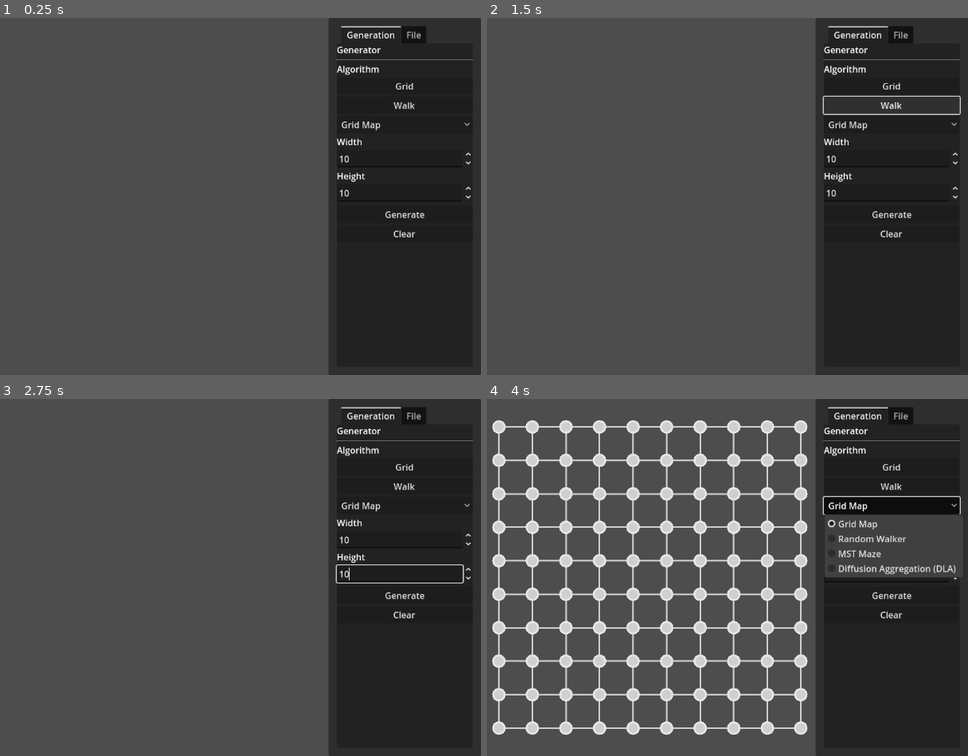
Above: before the commit, frames 1-4 (two rows, left to right).
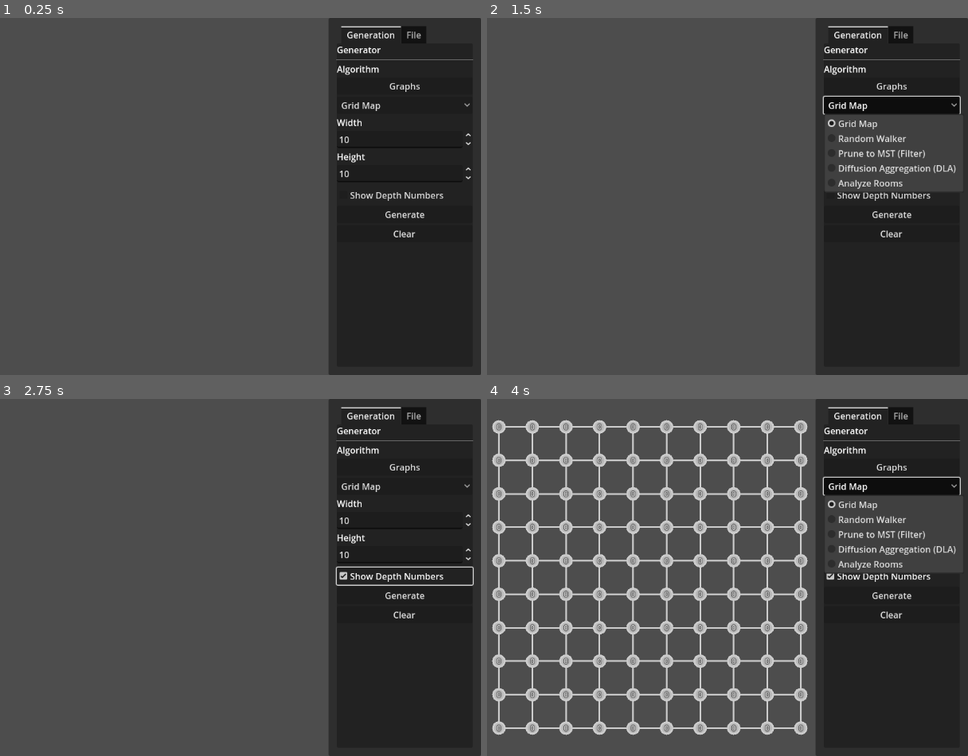
Above: after the commit, the same moments.

Repository: Code-SorceryLab/Procedural-Graph-Tools
Game: Godot game, scene res://scenes/game_player.tscn
Two runs of this game, one before a commit and one after it. Both use one fixed random seed, a clock stepped at 60 frames per second and the inputs below.
Inputs (mouse positions are in pixels of both pictures, inside the frame that each line leads up to):
- Up to frame 1 (0.25 s): no input
- Up to frame 2 (1.5 s): click "Grid" (after the commit: "Graphs") at 0.5 s; click (891, 103) at 1.25 s, where only the run before the commit has a clickable "Walk"
- Up to frame 3 (2.75 s): click (404, 577) at 2 s, where only the run after the commit has a clickable "Show Depth Numbers"
- Up to frame 4 (4 s): click "Generate" at 2.75 s; click "Grid Map" at 3.5 s

The runs differ from the first frame. In frame 1, 0.9% of the frame differs, in the area x 70-98%, y 18-52%; in frame 2, 7.5%; in frame 3, 1.3%; in frame 4, 8.9%, in the area x 0-99%, y 6-94%.

Commit message:
Analyze Graph Strategy Implemented

Diff:
--- a/graph-tools/scenes/game_player.tscn
+++ b/graph-tools/scenes/game_player.tscn
@@ -48,11 +48,7 @@
 
 [node name="BtnGrid" type="Button" parent="UI/Sidebar/Margin/TabContainer/Generation"]
 layout_mode = 2
-text = "Grid"
-
-[node name="BtnWalk" type="Button" parent="UI/Sidebar/Margin/TabContainer/Generation"]
-layout_mode = 2
-text = "Walk"
+text = "Graphs"
 
 [node name="AlgoSelect" type="OptionButton" parent="UI/Sidebar/Margin/TabContainer/Generation"]
 layout_mode = 2
@@ -84,6 +80,10 @@
 [node name="OptionToggle" type="CheckBox" parent="UI/Sidebar/Margin/TabContainer/Generation"]
 layout_mode = 2
 text = "Use Box Spawning"
+
+[node name="DebugDepthChk" type="CheckBox" parent="UI/Sidebar/Margin/TabContainer/Generation"]
+layout_mode = 2
+text = "Show Depth Numbers"
 
 [node name="GrowBtn" type="Button" parent="UI/Sidebar/Margin/TabContainer/Generation"]
 layout_mode = 2
--- /dev/null
+++ b/graph-tools/scripts/concrete_strategies/strategy_analyze.gd
@@ -0,0 +1,89 @@
+extends GraphStrategy
+class_name StrategyAnalyze
+
+func _init() -> void:
+	strategy_name = "Analyze Rooms"
+	required_params = []
+	toggle_text = "Auto-Assign Types"
+	toggle_key = "auto_types"
+
+func execute(graph: Graph, params: Dictionary) -> void:
+	var auto_types = params.get("auto_types", false)
+
+	if graph.nodes.is_empty():
+		return
+
+	# 1. FIND SPAWN (Start Node)
+	# Find node closest to 0,0
+	var start_id = _find_closest_to_center(graph)
+
+	# 2. CALCULATE DEPTH (BFS)
+	var queue: Array = [start_id]
+	var visited: Dictionary = { start_id: true }
+	var depths: Dictionary = { start_id: 0 }
+	var max_depth_id = start_id
+	var max_depth_val = 0
+
+	while not queue.is_empty():
+		var current = queue.pop_front()
+		var current_depth = depths[current]
+
+		# Track max depth
+		if current_depth > max_depth_val:
+			max_depth_val = current_depth
+			max_depth_id = current
+
+		# Write Depth to NodeData
+		# Note: We access the NodeData resource directly
+		if graph.nodes[current] is NodeData:
+			graph.nodes[current].depth = current_depth
+
+		# Get neighbors
+		for neighbor in graph.get_neighbors(current):
+			if not visited.has(neighbor):
+				visited[neighbor] = true
+				depths[neighbor] = current_depth + 1
+				queue.append(neighbor)
+
+	# 3. ASSIGN SHAPES & TYPES
+	for id: String in graph.nodes:
+		var node = graph.nodes[id] as NodeData
+		if not node: continue
+
+		var neighbor_count = graph.get_neighbors(id).size()
+
+		# A. Assign Shape based on topology
+		match neighbor_count:
+			0: node.shape = NodeData.RoomShape.CLOSED
+			1: node.shape = NodeData.RoomShape.DEAD_END
+			2: node.shape = NodeData.RoomShape.CORRIDOR
+			3: node.shape = NodeData.RoomShape.THREE_WAY
+			4: node.shape = NodeData.RoomShape.FOUR_WAY
+			_: node.shape = NodeData.RoomShape.FOUR_WAY
+
+		# B. Assign Type (Simple Rules)
+		if auto_types:
+			# Reset to empty first so we don't have lingering data
+			node.type = NodeData.RoomType.EMPTY
+
+			if id == start_id:
+				node.type = NodeData.RoomType.SPAWN
+			elif id == max_depth_id:
+				node.type = NodeData.RoomType.BOSS
+			elif neighbor_count == 1 and node.depth > 2:
+				# Dead ends far from spawn might be Treasure or Enemy
+				if randf() < 0.3:
+					node.type = NodeData.RoomType.TREASURE
+				else:
+					node.type = NodeData.RoomType.ENEMY
+
+# --- Helper ---
+func _find_closest_to_center(graph: Graph) -> String:
+	var best_id = ""
+	var min_dist = INF
+	for id in graph.nodes:
+		var dist = graph.get_node_pos(id).length_squared()
+		if dist < min_dist:
+			min_dist = dist
+			best_id = id
+	return best_id
--- a/graph-tools/scripts/concrete_strategies/strategy_mst.gd
+++ b/graph-tools/scripts/concrete_strategies/strategy_mst.gd
@@ -2,62 +2,68 @@
 class_name StrategyMST
 
 func _init() -> void:
-	strategy_name = "MST Maze"
-	required_params = ["width", "height"]
+	strategy_name = "Prune to MST (Filter)"
+	# No params needed: it works on whatever data is already there
+	required_params = []
 
-func execute(graph: Graph, params: Dictionary) -> void:
-	var rows = params.get("height", 10)
-	var cols = params.get("width", 10)
-	var cell_size = GraphSettings.CELL_SIZE
+func execute(graph: Graph, _params: Dictionary) -> void:
+	# SAFETY CHECK:
+	# If the user clicked "Generate" (which clears nodes first), there is nothing to prune.
+	# This strategy only works if nodes already exist (via Grow mode or Manual placement).
+	if graph.nodes.is_empty():
+		push_warning("MST Strategy: Graph is empty. Use 'Grow (+)' to apply this to an existing graph.")
+		return
 
-	# 1. Reset Graph & Generate Base Grid (Fully Connected)
-	graph.nodes.clear()
+	# 1. Collect ALL Existing Edges
+	# We use a Dictionary key trick to deduplicate edges (A->B is same as B->A)
+	var existing_edges: Array[Dictionary] = []
+	var processed_pairs = {}
 
-	# Create Nodes
-	for y in range(rows):
-		for x in range(cols):
-			var id := "%d_%d" % [x, y]
-			var pos := Vector2(x * cell_size, y * cell_size)
-			graph.add_node(id, pos)
+	for u_id in graph.nodes:
+		var neighbors = graph.get_neighbors(u_id)
+		for v_id in neighbors:
+			# Create a sorted pair so [A, B] and [B, A] look identical
+			var pair = [u_id, v_id]
+			pair.sort()
 
-	# 2. Collect All Potential Edges (Grid Neighbor Logic)
-	# We store them as objects temporarily to sort them
-	var potential_edges: Array[Dictionary] = []
+			if not processed_pairs.has(pair):
+				processed_pairs[pair] = true
+				existing_edges.append({
+					"u": pair[0],
+					"v": pair[1],
+					# We assign a random weight here to make the maze random
+					# If we used real distance, it would create "Rivers" (shortest paths)
+					"weight": randf()
+				})
 
-	for y in range(rows):
-		for x in range(cols):
-			var u_id := "%d_%d" % [x, y]
+	# 2. Clear All Current Connections
+	# We keep the nodes, but we cut all the wires.
+	for id in graph.nodes:
+		var node = graph.nodes[id]
+		if node is NodeData: # Check type safety
+			node.connections.clear()
 
-			# Check Right (x+1) and Down (y+1) neighbors
-			var neighbors = [Vector2i(1, 0), Vector2i(0, 1)]
-			for dir in neighbors:
-				var nx = x + dir.x
-				var ny = y + dir.y
-
-				if nx >= 0 and nx < cols and ny >= 0 and ny < rows:
-					var v_id := "%d_%d" % [nx, ny]
-					potential_edges.append({
-						"u": u_id,
-						"v": v_id,
-						"weight": randf() # Random weight is key for random maze!
-					})
-
-	# 3. Kruskal's Algorithm
-	# Sort edges by weight (effectively shuffling them)
-	potential_edges.sort_custom(func(a, b): return a["weight"] < b["weight"])
+	# 3. Kruskal's Algorithm (The Re-connection)
+	# Sort by the random weights we assigned
+	existing_edges.sort_custom(func(a, b): return a["weight"] < b["weight"])
 
 	var ds = DisjointSet.new(graph.nodes.keys())
+	var restored_count = 0
 
-	for edge in potential_edges:
+	for edge in existing_edges:
 		var u = edge["u"]
 		var v = edge["v"]
 
-		# If connecting u and v doesn't create a cycle...
+		# If connecting u and v doesn't create a cycle (loop)...
 		if ds.find(u) != ds.find(v):
 			ds.union(u, v)
 			graph.add_edge(u, v)
+			restored_count += 1
+
+	print("MST Filter Applied. Restored %d edges." % restored_count)
 
 # --- Inner Helper Class: Disjoint Set (Union-Find) ---
+# (This logic remains exactly the same as before)
 class DisjointSet:
 	var parent: Dictionary = {}
 
@@ -67,7 +73,7 @@
 
 	func find(i: String) -> String:
 		if parent[i] != i:
-			parent[i] = find(parent[i]) # Path compression
+			parent[i] = find(parent[i])
 		return parent[i]
 
 	func union(i: String, j: String) -> void:
--- a/graph-tools/scripts/game_player.gd
+++ b/graph-tools/scripts/game_player.gd
@@ -10,6 +10,7 @@
 @onready var param2_label: Label = $UI/Sidebar/Margin/TabContainer/Generation/InputContainer/Param2Label
 @onready var param2_input: SpinBox = $UI/Sidebar/Margin/TabContainer/Generation/InputContainer/Param2Input
 @onready var option_toggle: CheckBox = $UI/Sidebar/Margin/TabContainer/Generation/OptionToggle
+@onready var debug_depth_chk: CheckBox = $UI/Sidebar/Margin/TabContainer/Generation/DebugDepthChk
 @onready var grow_btn: Button = $UI/Sidebar/Margin/TabContainer/Generation/GrowBtn
 @onready var generate_btn: Button = $UI/Sidebar/Margin/TabContainer/Generation/GenerateBtn
 @onready var clear_btn: Button = $UI/Sidebar/Margin/TabContainer/Generation/ClearBtn
@@ -31,7 +32,7 @@
 	strategies.append(StrategyWalker.new())
 	strategies.append(StrategyMST.new())
 	strategies.append(StrategyDLA.new())
-
+	strategies.append(StrategyAnalyze.new())
 	# 2. Setup Dropdown
 	algo_select.clear()
 	for i in range(strategies.size()):
@@ -49,6 +50,7 @@
 
 	# Connect Generation Signals
 	grow_btn.pressed.connect(_on_grow_pressed)
+	debug_depth_chk.toggled.connect(_on_debug_depth_toggled)
 	generate_btn.pressed.connect(_on_generate_pressed)
 	clear_btn.pressed.connect(_on_clear_pressed)
 	# Connect File Signals
@@ -158,6 +160,12 @@
 
 	graph_editor.apply_strategy(current_strategy, params)
 
+func _on_debug_depth_toggled(toggled: bool) -> void:
+	# Update the renderer's setting
+	graph_editor.renderer.debug_show_depth = toggled
+	# Force a redraw immediately so we see the numbers appear
+	graph_editor.renderer.queue_redraw()
+
 func _on_generate_pressed() -> void:
 	# Pack current inputs into a generic dictionary
 	var params = {
--- a/graph-tools/scripts/graph_renderer.gd
+++ b/graph-tools/scripts/graph_renderer.gd
@@ -8,6 +8,7 @@
 @export var selected_color: Color = GraphSettings.COLOR_SELECTED
 @export var path_color: Color = GraphSettings.COLOR_PATH
 @export var hover_color: Color = GraphSettings.COLOR_HOVER
+@export var debug_show_depth: bool = false
 
 # References injected by the Controller
 var graph_ref: Graph
@@ -47,22 +48,52 @@
 			points.append(graph_ref.get_node_pos(id))
 		draw_polyline(points, path_color, edge_width + 2.0)
 
-	# 3. Draw Nodes
+# 3. Draw Nodes
 	for id: String in graph_ref.nodes:
-		var pos = graph_ref.get_node_pos(id)
-		var col = default_color
+		# CASTING: Access the NodeData resource to read custom properties like 'type'
+		var node_data = graph_ref.nodes[id] as NodeData
+		var pos = node_data.position
 
+		# --- COLOR LOGIC START ---
+		# 1. Base Semantic Color (The Room Type)
+		var col = GraphSettings.COLOR_DEFAULT
+		# Look up the color for this specific RoomType in your settings
+		if GraphSettings.ROOM_COLORS.has(node_data.type):
+			col = GraphSettings.ROOM_COLORS[node_data.type]
+
+		# 2. Overrides (Highlights)
+		# "New Generation" overrides the room color
+		if new_nodes_ref.has(id):
+			col = GraphSettings.COLOR_NEW_GENERATION
+
+		# "Selection" has the highest priority of all
 		if selected_nodes_ref.has(id):
 			col = selected_color
-		elif new_nodes_ref.has(id): # <--- NEW CHECK
-			col = GraphSettings.COLOR_NEW_GENERATION # Use settings directly or export var
 
-		#Draw
+		# --- COLOR LOGIC END ---
+
+		# Draw
 		draw_circle(pos, node_radius, col)
 		draw_circle(pos, node_radius * 0.7, Color(0,0,0,0.1))
+
 		if id == hovered_id:
-			# Draw a thin ring around the node to indicate interactivity
 			draw_arc(pos, node_radius + 4.0, 0, TAU, 32, hover_color, 2.0)
+
+		# --- NEW: DEBUG DEPTH TEXT ---
+		if debug_show_depth:
+			var font = ThemeDB.fallback_font
+			var font_size = 14
+			var text = str(node_data.depth)
+
+			# Calculate offset to center the text roughly
+			# (draw_string draws from bottom-left baseline)
+			var text_size = font.get_string_size(text, HORIZONTAL_ALIGNMENT_CENTER, -1, font_size)
+			var text_pos = pos + Vector2(-text_size.x / 2.0, text_size.y / 4.0)
+
+			# Draw Outline (Black)
+			draw_string_outline(font, text_pos, text, HORIZONTAL_ALIGNMENT_CENTER, -1, font_size, 3, Color.BLACK)
+			# Draw Text (White)
+			draw_string(font, text_pos, text, HORIZONTAL_ALIGNMENT_CENTER, -1, font_size, Color.WHITE)
 
 	# 4. Draw Snap Preview (Ghost Node)
 	if snap_preview_pos != Vector2.INF:
--- a/graph-tools/scripts/graph_settings.gd
+++ b/graph-tools/scripts/graph_settings.gd
@@ -15,3 +15,13 @@
 const COLOR_HOVER: Color = Color(0.6, 0.8, 1.0)
 const COLOR_EDGE: Color = Color(0.8, 0.8, 0.8)
 const COLOR_NEW_GENERATION: Color = Color(0.2, 1.0, 0.8) # Cyan / Light Blue
+
+# Room Type Colors
+const ROOM_COLORS: Dictionary = {
+	NodeData.RoomType.EMPTY:    Color(0.8, 0.8, 0.8), # Gray
+	NodeData.RoomType.SPAWN:    Color(0.2, 0.8, 0.2), # Green
+	NodeData.RoomType.ENEMY:    Color(0.8, 0.3, 0.3), # Red
+	NodeData.RoomType.TREASURE: Color(1.0, 0.8, 0.2), # Gold
+	NodeData.RoomType.BOSS:     Color(0.6, 0.0, 0.0), # Dark Red
+	NodeData.RoomType.SHOP:     Color(0.4, 0.2, 0.6)  # Purple
+}
--- a/graph-tools/scripts/node_data.gd
+++ b/graph-tools/scripts/node_data.gd
@@ -2,9 +2,33 @@
 extends Resource
 class_name NodeData
 
+# --- ENUMS ---
+enum RoomType {
+	EMPTY,      # Standard room
+	SPAWN,      # The starting point
+	ENEMY,      # Contains combat
+	TREASURE,   # Contains loot
+	BOSS,       # The goal
+	SHOP        # Optional utility
+}
+
+enum RoomShape {
+	AUTO,       # Let the generator decide based on connections
+	CLOSED,     # 0 connections (Solid/Secret)
+	DEAD_END,   # 1 connection
+	CORRIDOR,   # 2 connections (Straight/Corner)
+	THREE_WAY,  # 3 connections
+	FOUR_WAY    # 4 connections (Open/Empty)
+}
+
+# --- DATA ---
 @export var position: Vector2 = Vector2.ZERO
-@export var connections: Dictionary = {} # neighbor_id (String) -> weight (float)
+@export var connections: Dictionary = {}
 
-# Constructor
+# Semantic Data
+@export var type: RoomType = RoomType.EMPTY
+@export var shape: RoomShape = RoomShape.AUTO
+@export var depth: int = 0  # Steps away from Spawn
+
 func _init(pos: Vector2 = Vector2.ZERO) -> void:
 	position = pos
Not shown, added: graph-tools/scripts/concrete_strategies/strategy_analyze.gd.uid
